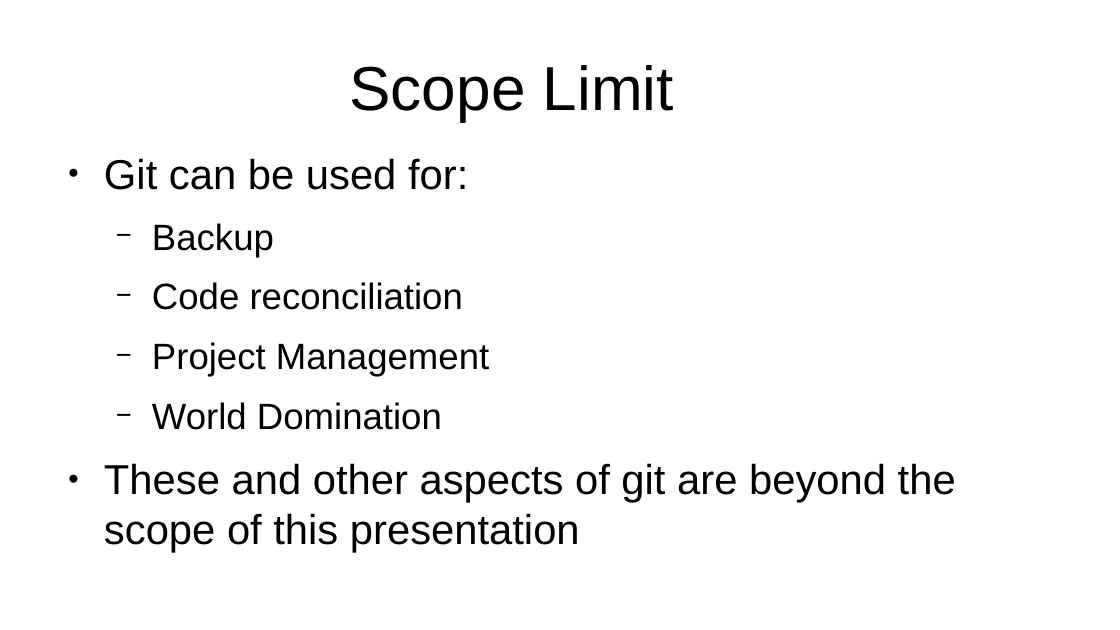
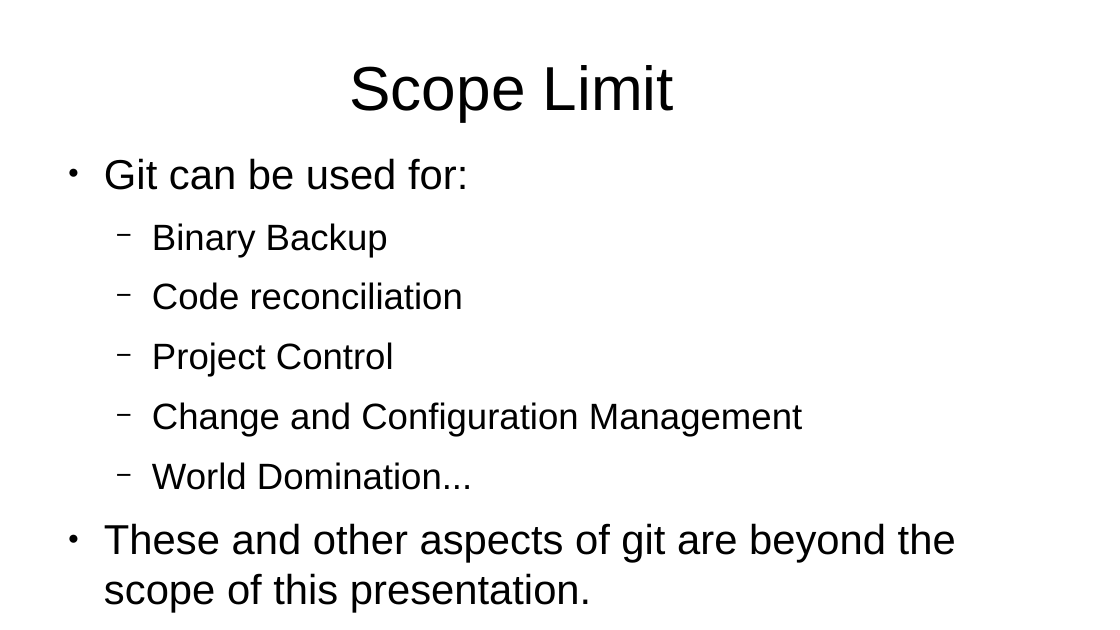
Before and after one commit to flintiii/TenStatementGit, a slide deck: slide 11 of vm_workshop_presentation.odp (slide 12 before the commit). Drawn at 1120x630 pixels with LibreOffice and Linux fonts; fonts in the diff are those of the drawing. Boxes give left, top, right and bottom in pixels: in the first picture for what was removed or moved away, otherwise in the second. Text is boxed around its words. In the diff, an @@ line names an element or a change of style, - is before the commit and + after.

```diff
--- a/vm_workshop_presentation.odp
+++ b/vm_workshop_presentation.odp
@@ text at bbox=[152, 223, 388, 257]: text changed @@
-  − Backup
+  − Binary Backup
@@ text at bbox=[104, 342, 956, 613]: text changed; size 29.6 to 25.9 pt @@
-  − Project Management
-  − World Domination
-● These and other aspects of git are beyond the scope of this presentation
+  − Project Control
+  − Change and Configuration Management
+  − World Domination...
+● These and other aspects of git are beyond the scope of this presentation.
```
Also in this commit, not shown: 23 other slides changed, 5 slides added, 7 slides removed.
